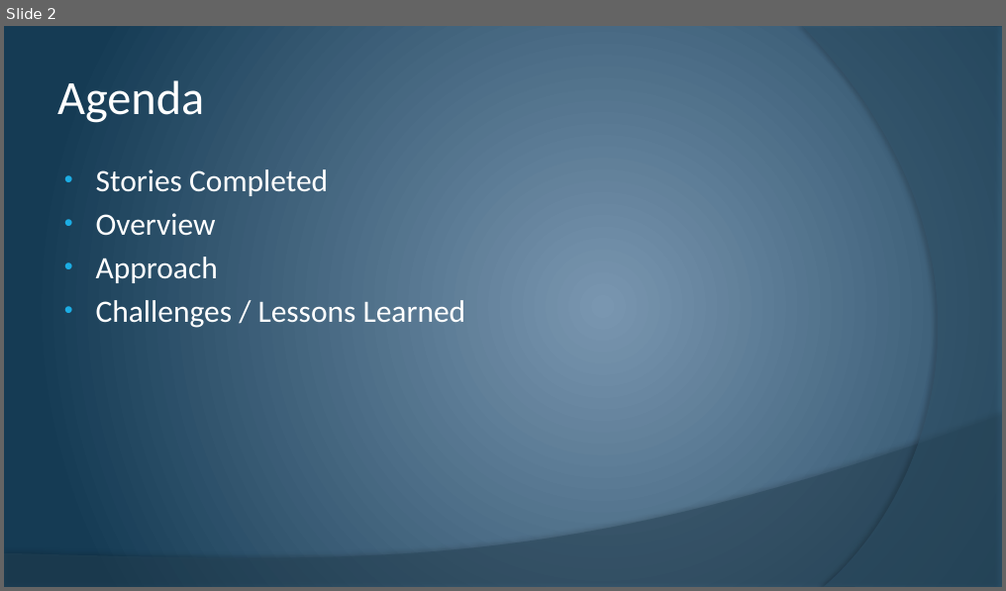
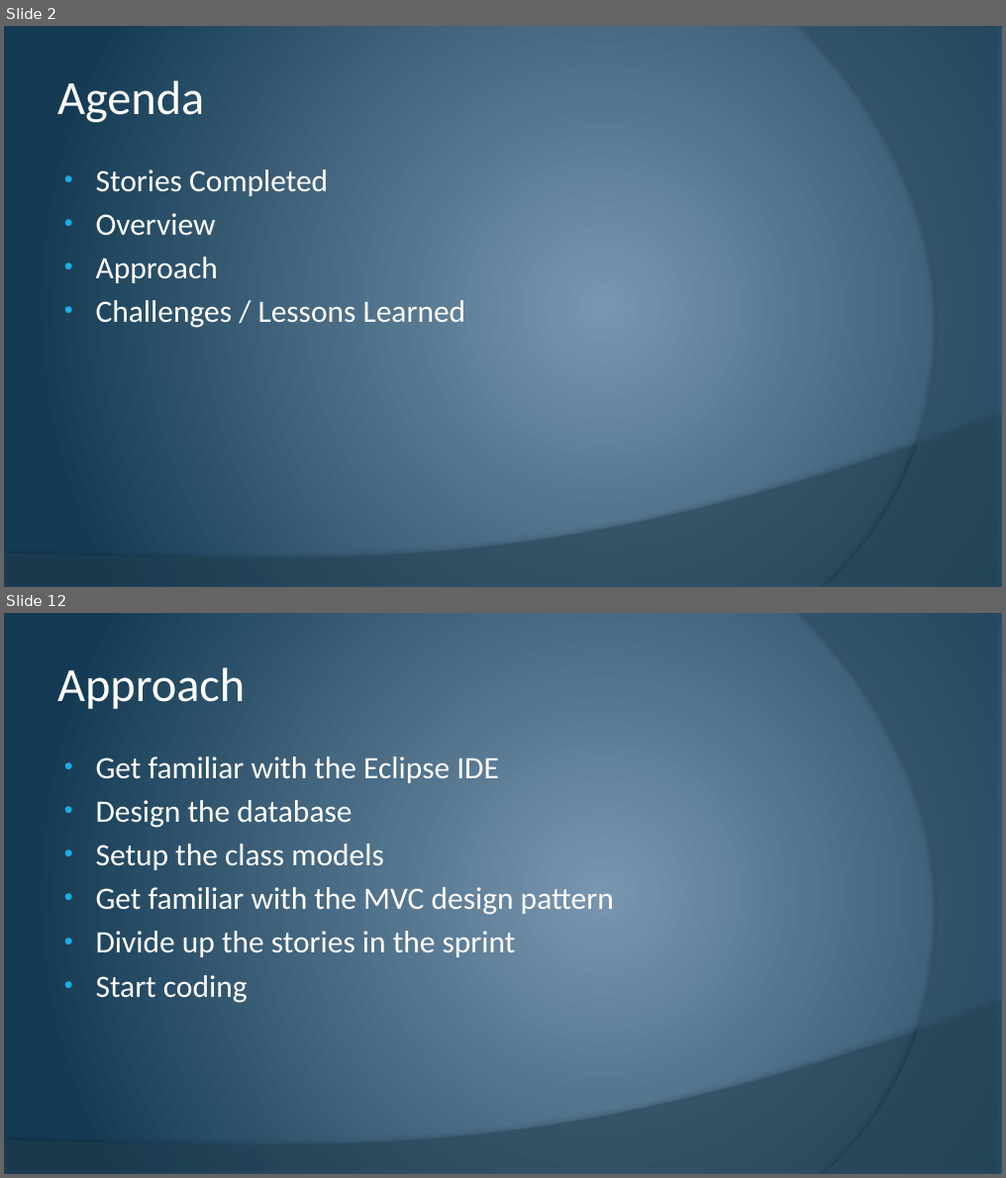
Before and after one commit to cstultz/cis234, a slide deck: assigns/assign10/t1-a10.pptx. Shown one above the other, each under a label of ours: slide 2 before the commit, slides 2 and 12 after it; the slides between them are not shown. The pictures are 1006x591 and 1006x1178 pixels, drawn with LibreOffice and Linux fonts; fonts in the diff are those of the drawing. Boxes give left, top, right and bottom in pixels: in the first picture for what was removed or moved away, otherwise in the second. Text is boxed around its words. In the diff, an @@ line names an element or a change of style, - is before the commit and + after.

```diff
--- a/assigns/assign10/t1-a10.pptx
+++ b/assigns/assign10/t1-a10.pptx
@@ slide 12 added at bbox=[4, 613, 1002, 1174], background gradient #7A96B0 to #153C55; not listed: 2 template elements that a slide beside it also shows @@
@@ title added at bbox=[57, 667, 245, 709], 46 pt, text #FFFFFF @@
+Approach
@@ text added at bbox=[96, 757, 614, 1003], 30 pt, text #FFFFFF @@
+• Get familiar with the Eclipse IDE
+• Design the database
+• Setup the class models
+• Get familiar with the MVC design pattern
+• Divide up the stories in the sprint
+• Start coding
```
Also in this commit, not shown: 4 slides changed, 6 other slides added, 2 slides removed, 2 other files.
